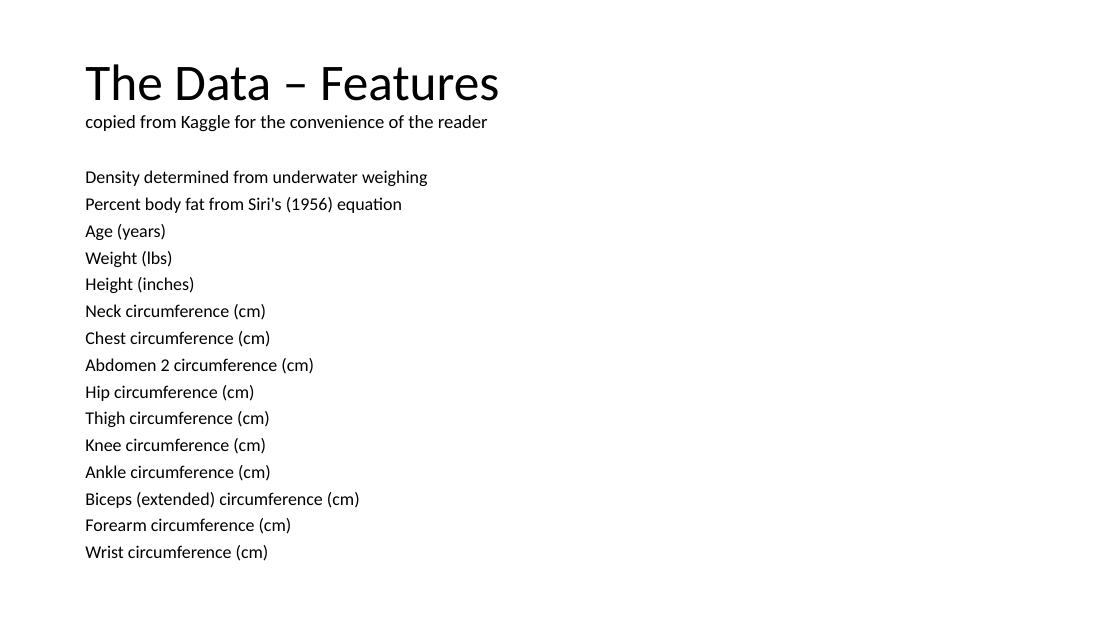
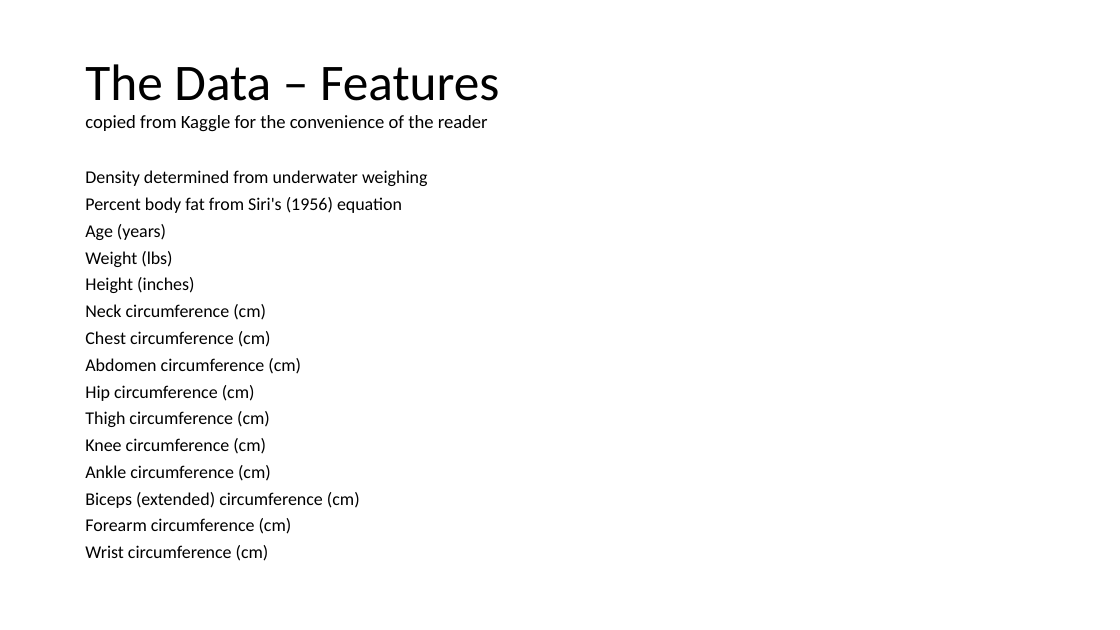
Before and after one commit to M-Matrona/IBM-Machine-Learning-Course, a slide deck: slide 3 of Course_4_Unsupervised_Learning/Classification_Project_Body_Fat_Prediction.pptx. Drawn at 1120x630 pixels with LibreOffice and Linux fonts; fonts in the diff are those of the drawing. Boxes give left, top, right and bottom in pixels: in the first picture for what was removed or moved away, otherwise in the second. Text is boxed around its words. In the diff, an @@ line names an element or a change of style, - is before the commit and + after.

```diff
--- a/Course_4_Unsupervised_Learning/Classification_Project_Body_Fat_Prediction.pptx
+++ b/Course_4_Unsupervised_Learning/Classification_Project_Body_Fat_Prediction.pptx
@@ text at (85, 358, 301, 374): text changed @@
-Abdomen 2 circumference (cm)
+Abdomen circumference (cm)
```
Also in this commit, not shown: 10 other slides changed, 2 slides added, 2 slides removed, 4 other files.
